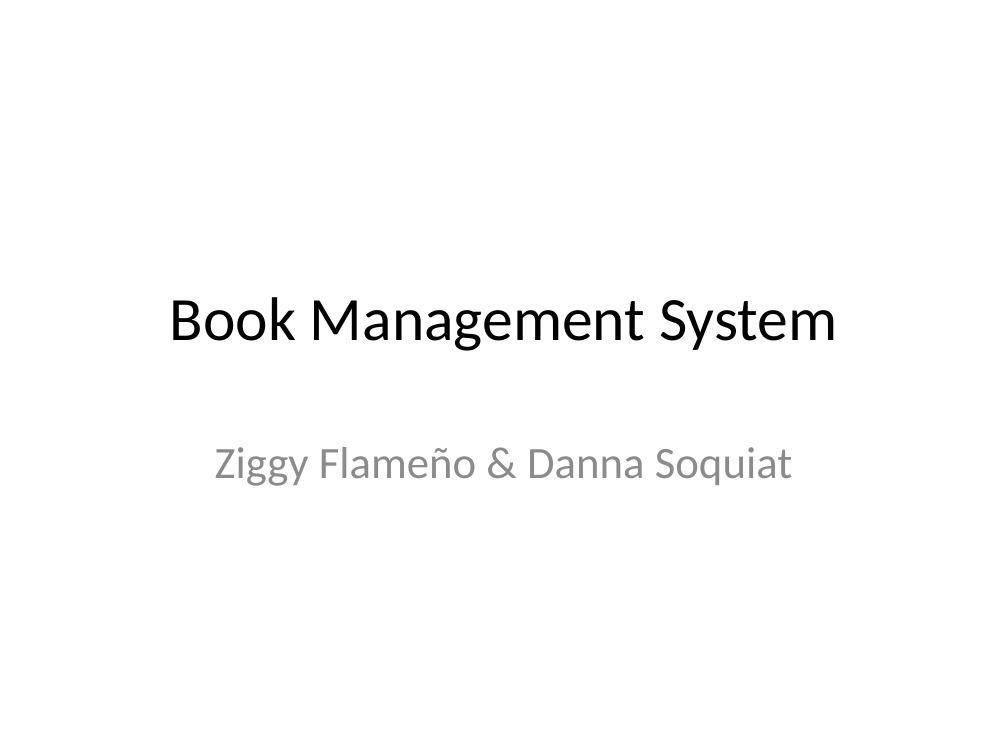
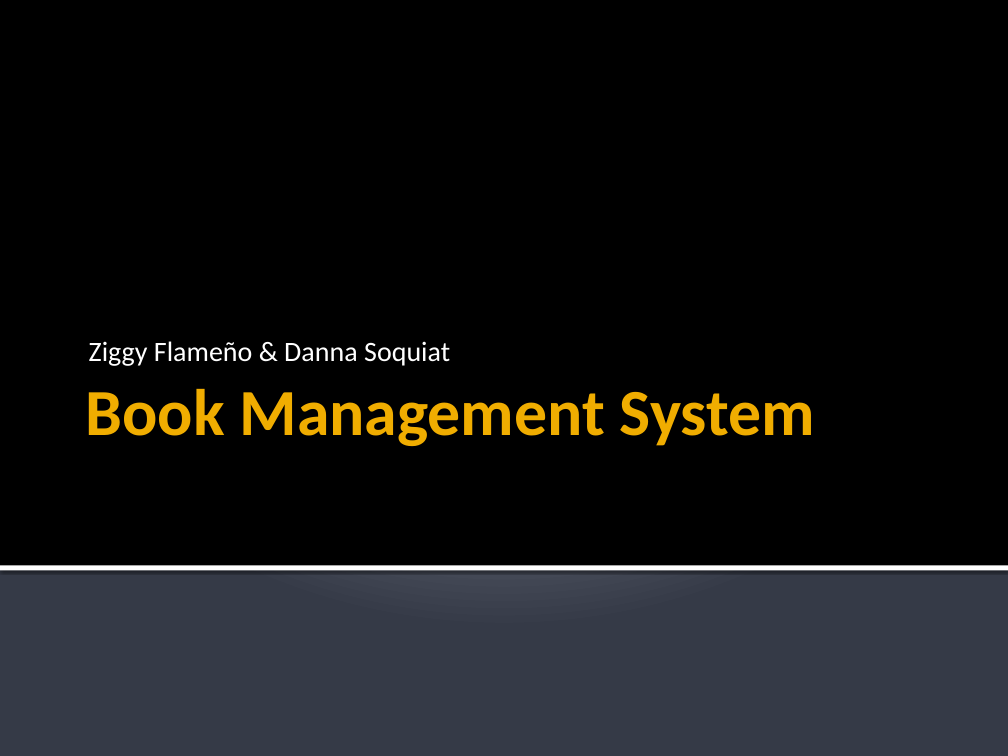
Before and after one commit to MNLBC/Group2Projects, a slide deck: slide 1 of 8. Pair Project/1. Danna Ziggy/BookManagement.pptx. Drawn at 1008x756 pixels with LibreOffice and Linux fonts; fonts in the diff are those of the drawing. Boxes give left, top, right and bottom in pixels: in the first picture for what was removed or moved away, otherwise in the second. Text is boxed around its words. In the diff, an @@ line names an element or a change of style, - is before the commit and + after.

Commit message:
W3D5_Project - Danna Ziggy - Update PPT

```diff
--- a/8. Pair Project/1. Danna Ziggy/BookManagement.pptx
+++ b/8. Pair Project/1. Danna Ziggy/BookManagement.pptx
@@ background #FFFFFF to gradient #C1C5D3 to #BFC4D2 to #353B47 @@
@@ rectangle added at <box>0,0,1008,566</box>, fill #000000 @@
@@ subtitle "Ziggy Flameño & Danna Soquiat": place and size @@
-subtitle "Ziggy Flameño & Danna Soquiat" at <box>215,447,793,486</box>
+subtitle "Ziggy Flameño & Danna Soquiat" at <box>89,341,450,366</box>
@@ subtitle "Ziggy Flameño & Danna Soquiat" at <box>89,341,450,366</box>: size 32 to 20 pt, text colour #8C8C8C to #FFFFFF; alignment centre to left; less space between paragraphs; vertical alignment top to bottom @@
@@ title "Book Management System": place and size @@
-title "Book Management System" at <box>170,297,837,351</box>
+title "Book Management System" at <box>86,388,815,446</box>
@@ title "Book Management System" at <box>86,388,815,446</box>: size 44 to 47 pt, text colour #000000 to #F0AD00, bold on; alignment centre to left; vertical alignment middle to top @@
@@ rectangle added at <box>0,565,1008,571</box>, fill #FFFFFF @@
```
Also in this commit, not shown: 4 other slides changed, 10 other files.
